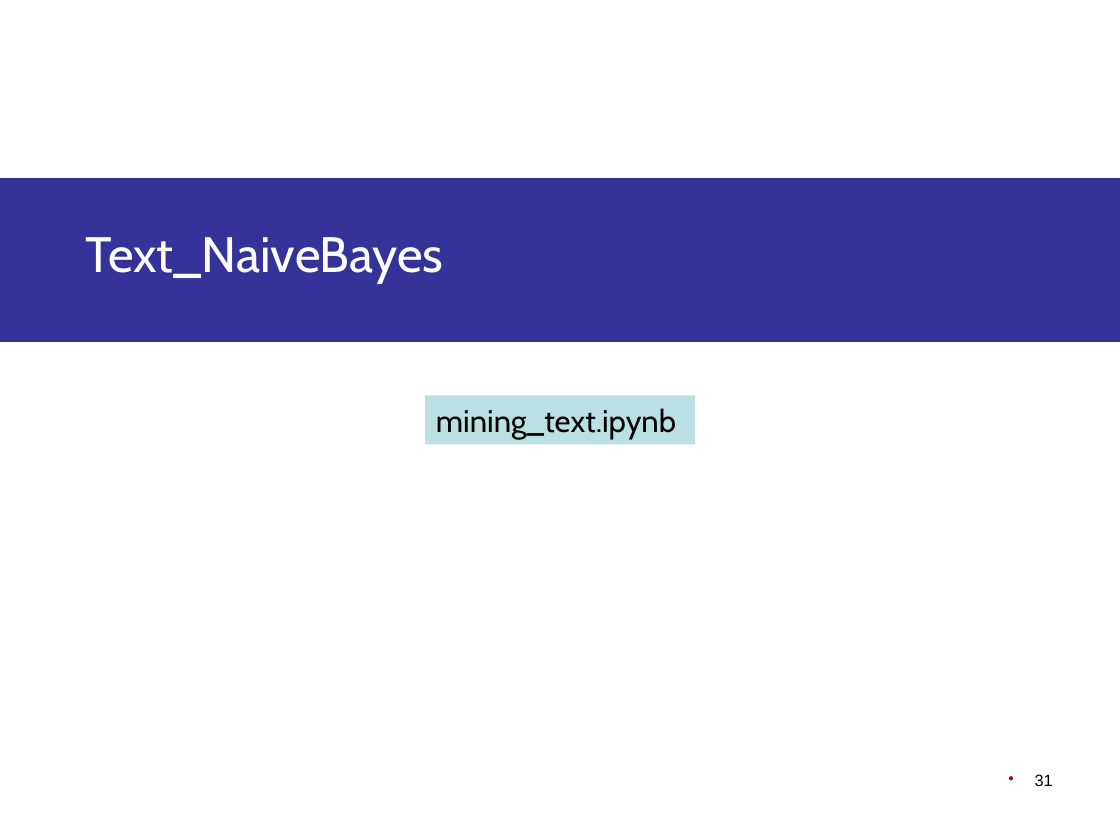
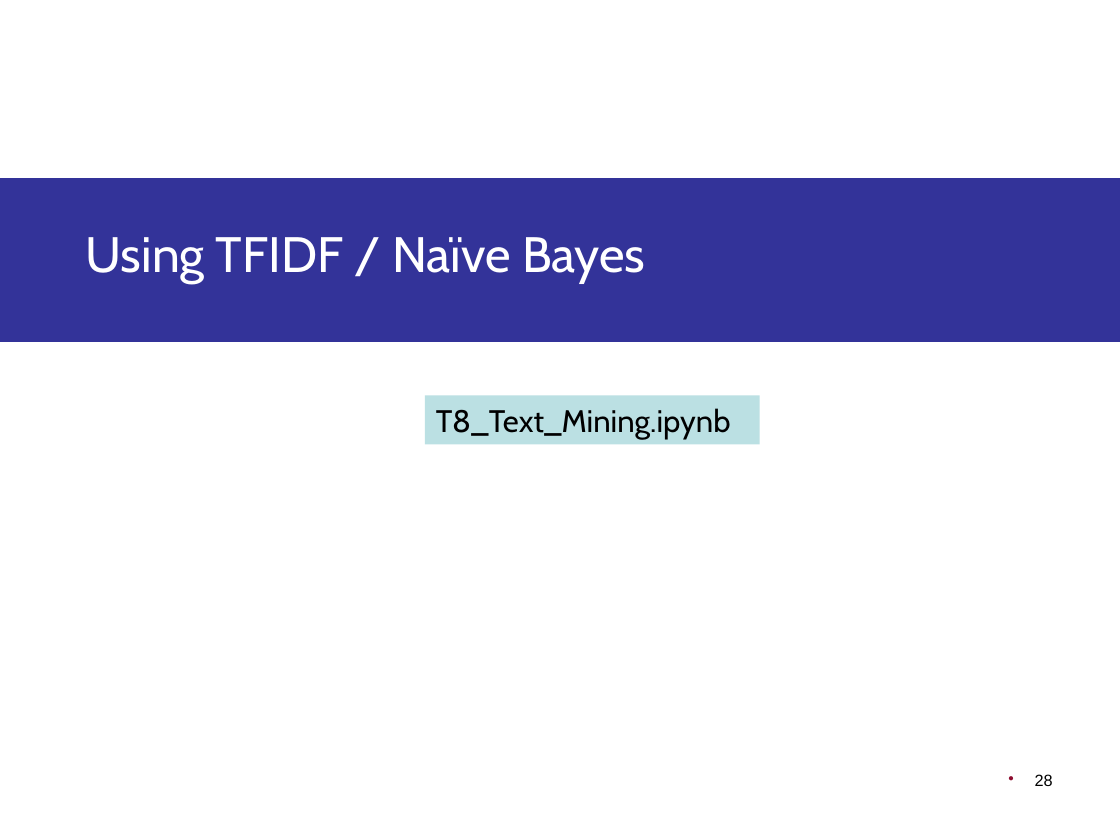
Before and after one commit to CTVisMe/DS4B-core, a slide deck: slide 28 of Slides/T8 - ModellingTextData.pptx (slide 31 before the commit). Drawn at 1120x840 pixels with LibreOffice and Linux fonts; fonts in the diff are those of the drawing; background and template pictures are left out. Boxes give left, top, right and bottom in pixels: in the first picture for what was removed or moved away, otherwise in the second. Text is boxed around its words. In the diff, an @@ line names an element or a change of style, - is before the commit and + after.

```diff
--- a/Slides/T8 - ModellingTextData.pptx
+++ b/Slides/T8 - ModellingTextData.pptx
@@ text at bbox=[85, 237, 645, 282]: text changed @@
-Text_NaiveBayes
+Using TFIDF / Naïve Bayes
@@ rectangle "T8_Text_Mining.ipynb": place and size @@
-rectangle "T8_Text_Mining.ipynb" at bbox=[424, 395, 694, 445]
+rectangle "T8_Text_Mining.ipynb" at bbox=[424, 395, 759, 445]
@@ text in rectangle at bbox=[436, 408, 731, 439]: text changed @@
-mining_text.ipynb
+T8_Text_Mining.ipynb
@@ page number at bbox=[1035, 774, 1053, 786]: text changed @@
-31
+28
```
Also in this commit, not shown: 16 other slides changed, 1 slide added, 3 slides removed, 29 other files.
